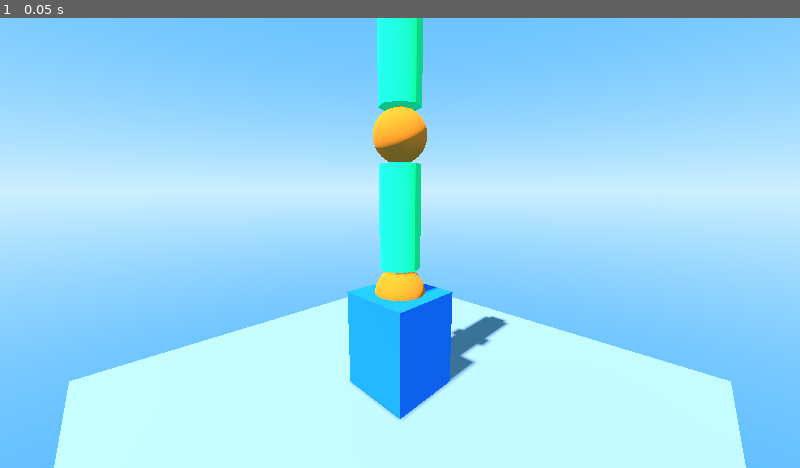
Above: before the commit, frame 1.
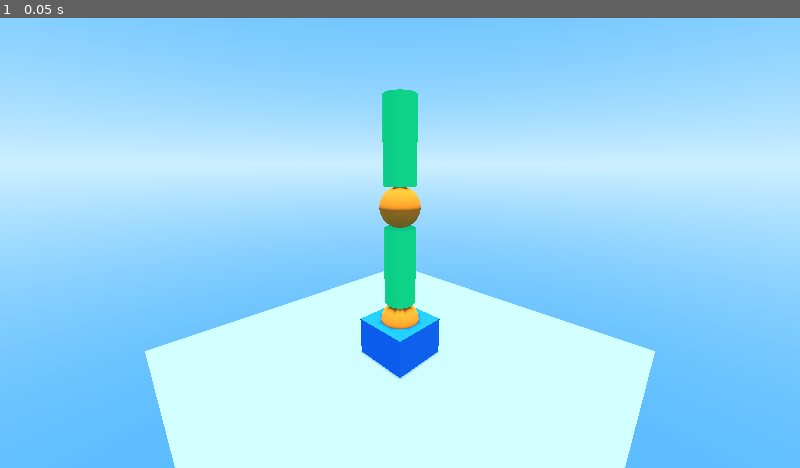
Above: after the commit, the same moment.

Repository: hen251323-wq/RobotArm
Game: Godot game, scene res://main.tscn
Two runs of this game, one before a commit and one after it. Both use one fixed random seed, a clock stepped at 60 frames per second and the inputs below.
Inputs:
- Up to frame 1 (0.05 s): no input

The runs differ from the first frame. In frame 1, 15% of the frame differs, in the area x 6-94%, y 0-100%.

Commit message:
Add sun mechanics

Diff:
--- a/robot-arm/main.tscn
+++ b/robot-arm/main.tscn
@@ -22,13 +22,14 @@
 [sub_resource type="Environment" id="Environment_h2yge"]
 background_mode = 2
 sky = SubResource("Sky_0xm2m")
+ambient_light_source = 3
 
 [sub_resource type="StandardMaterial3D" id="StandardMaterial3D_ig7tw"]
 albedo_color = Color(0, 0.4509804, 0.92156863, 1)
 
 [sub_resource type="BoxMesh" id="BoxMesh_ig7tw"]
 material = SubResource("StandardMaterial3D_ig7tw")
-size = Vector3(0.75, 1, 0.75)
+size = Vector3(0.75, 0.5, 0.75)
 
 [sub_resource type="StandardMaterial3D" id="StandardMaterial3D_0xm2m"]
 albedo_color = Color(0.9882353, 0.47058824, 0, 1)
@@ -62,14 +63,16 @@
 environment = SubResource("Environment_h2yge")
 
 [node name="RobotBase" type="MeshInstance3D" parent="." unique_id=1242226897]
-transform = Transform3D(1, 0, 0, 0, 1, 0, 0, 0, 1, 0, 0.5, 0)
+transform = Transform3D(1, 0, 0, 0, 1, 0, 0, 0, 1, 0, 0.25, 0)
 mesh = SubResource("BoxMesh_ig7tw")
 
 [node name="RobotBaseArmUpper" type="MeshInstance3D" parent="RobotBase" unique_id=180812978]
-transform = Transform3D(1, 0, 0, 0, 1, 0, 0, 0, 1, 0, 0.5, 0)
+transform = Transform3D(1, 0, 0, 0, 1, 0, 0, 0, 1, 0, 0.25, 0)
 mesh = SubResource("SphereMesh_h2yge")
 script = ExtResource("1_ig7tw")
 base_action_key = "robot_arm_upper"
+max_angle_x_degrees = 50.0
+min_angle_x_degrees = -50.0
 
 [node name="RobotArmUpper" type="MeshInstance3D" parent="RobotBase/RobotBaseArmUpper" unique_id=29104094]
 transform = Transform3D(1, 0, 0, 0, 1, 0, 0, 0, 1, 0, 0.75, 0)
@@ -81,15 +84,17 @@
 mesh = SubResource("SphereMesh_h2yge")
 script = ExtResource("1_ig7tw")
 base_action_key = "robot_arm_lower"
+max_angle_x_degrees = 100.0
+min_angle_x_degrees = -100.0
 
 [node name="RobotArmLower" type="MeshInstance3D" parent="RobotBase/RobotBaseArmUpper/RobotArmUpper/RobotBaseArmLower" unique_id=1294392085]
 transform = Transform3D(1, 0, 0, 0, 1, 0, 0, 0, 1, 0, 0.75, 0)
 rotation_edit_mode = 1
 mesh = SubResource("CylinderMesh_lquwl")
 
+[node name="Sun" type="DirectionalLight3D" parent="RobotBase/RobotBaseArmUpper/RobotArmUpper/RobotBaseArmLower/RobotArmLower" unique_id=593904353]
+transform = Transform3D(1, 0, 0, 0, -4.371139e-08, 1, 0, -1, -4.371139e-08, 0, -2, 0)
+shadow_enabled = true
+
 [node name="Camera3D" type="Camera3D" parent="." unique_id=542106912]
-transform = Transform3D(0.7071067, -0.1227878, 0.6963642, 0, 0.9848077, 0.17364818, -0.7071067, -0.1227878, 0.6963642, 2, 2, 2)
-
-[node name="DirectionalLight3D" type="DirectionalLight3D" parent="." unique_id=593904353]
-transform = Transform3D(1, 0, 0, 0, 0.49999997, 0.86602545, 0, -0.86602545, 0.49999997, 0, 0, 0)
-shadow_enabled = true
+transform = Transform3D(0.7071067, -0.18301268, 0.6830126, 0, 0.96592575, 0.258819, -0.7071067, -0.18301268, 0.6830126, 2.5, 2.5, 2.5)
--- a/robot-arm/project.godot
+++ b/robot-arm/project.godot
@@ -13,12 +13,17 @@
 config/name="Robot Arm"
 run/main_scene="uid://bjbtyrw4th3g0"
 config/features=PackedStringArray("4.6", "GL Compatibility")
+boot_splash/bg_color=Color(1.2513996e-06, 0.42228746, 0.63919634, 1)
 config/icon="res://icon.svg"
 
 [display]
 
 window/size/viewport_width=1280
 window/size/viewport_height=720
+
+[dotnet]
+
+project/assembly_name="Robot Arm"
 
 [input]
 
Not shown, changed: docs/index.html
Not shown, changed: docs/index.pck
